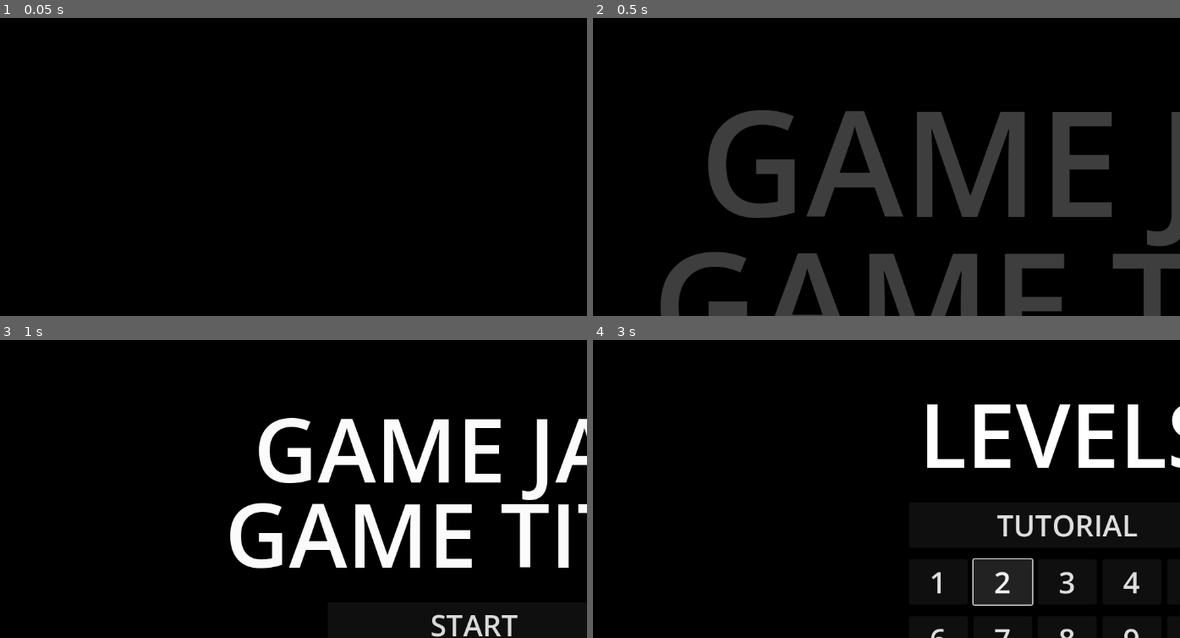
Above: before the commit, frames 1-4 (two rows, left to right).
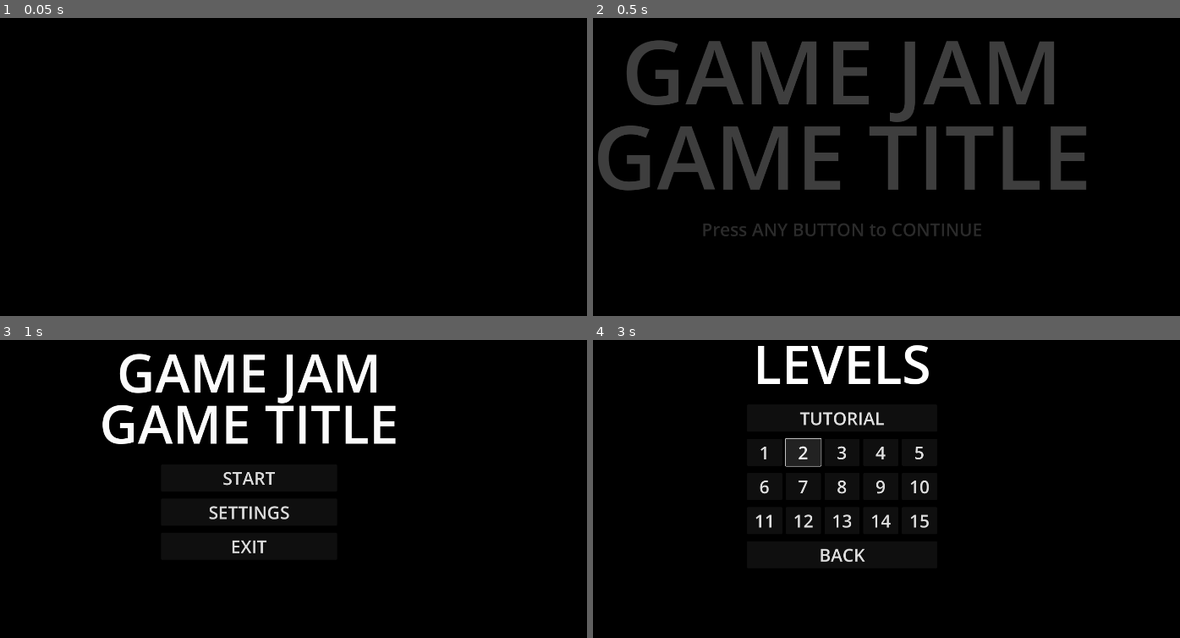
Above: after the commit, the same moments.

Repository: Hangover-Sunshine/DEFCON-JUNIOR
Game: Godot game, scene res://scenes/MainScene.tscn
Same seed, same stepped clock (60 frames per second), same inputs: the game is played once before the commit and once after it.
Inputs:
- Up to frame 1 (0.05 s): no input
- Up to frame 2 (0.5 s): no input
- Up to frame 3 (1 s): tap Enter at 0.5 s
- Up to frame 4 (3 s): click "START" at 1.25 s; click "1" at 2 s; click "2" at 2.75 s

Frame 1 is identical in both runs. In frame 2, 28% of the frame differs, in the area x 0-100%, y 7-100%; in frame 3, 16%; in frame 4, 9.8%.

Commit message:
Update project.godot

Diff:
--- a/project.godot
+++ b/project.godot
@@ -21,6 +21,15 @@
 GlobalSignals="*res://autoloads/GlobalSignals.gd"
 RandUtilities="*res://autoloads/RandUtilities.gd"
 
+[display]
+
+window/size/viewport_width=1920
+window/size/viewport_height=1080
+
+[dotnet]
+
+project/assembly_name="GWJ69-Void"
+
 [rendering]
 
 renderer/rendering_method="gl_compatibility"
